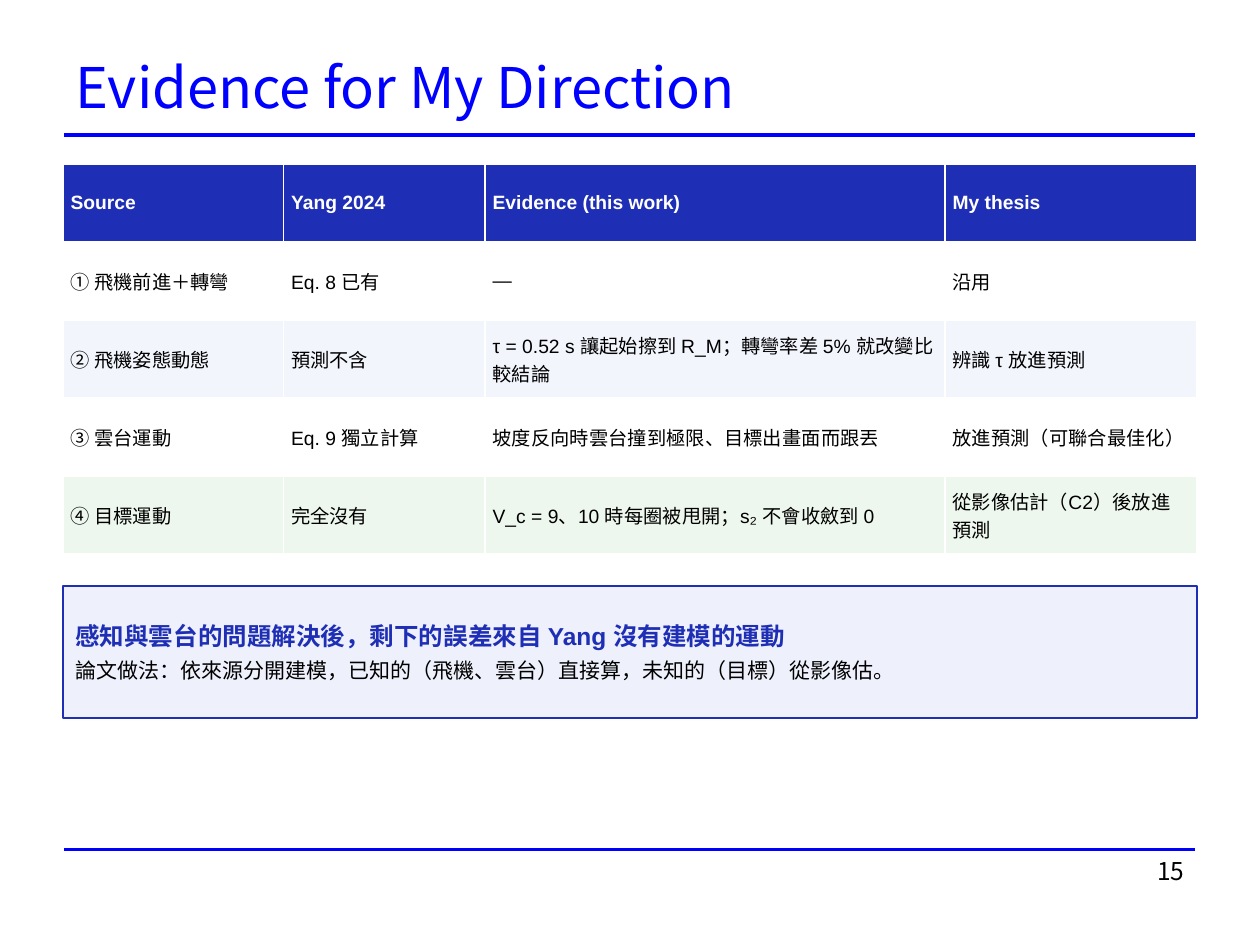
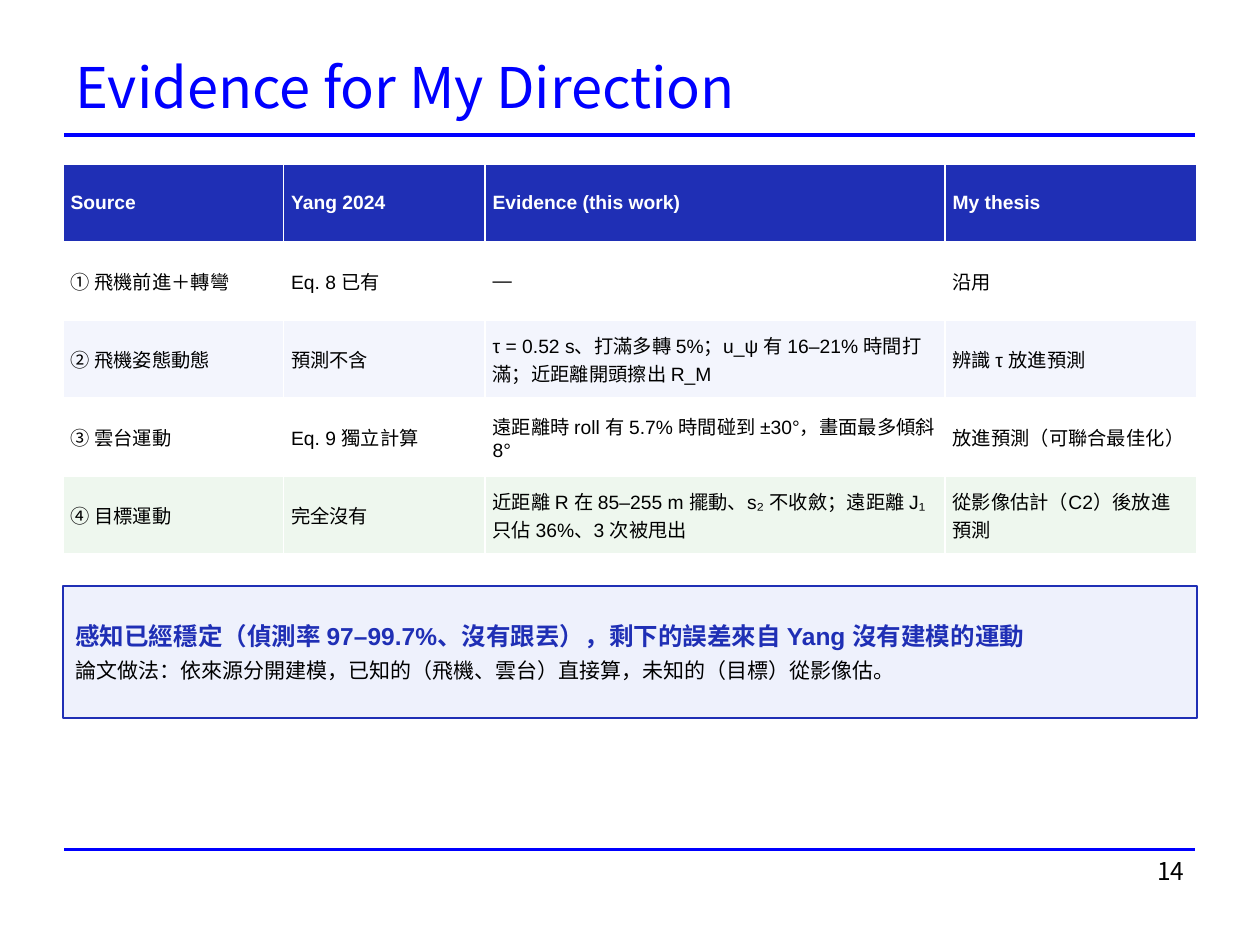
Before and after one commit to rossi1122/hsiang_thesis_simulation, a slide deck: slide 14 of docs/presentations/20261118_Phase2_進度報告.pptx (slide 15 before the commit). Drawn at 1260x945 pixels with LibreOffice and Linux fonts; fonts in the diff are those of the drawing. Boxes give left, top, right and bottom in pixels: in the first picture for what was removed or moved away, otherwise in the second. Text is boxed around its words. In the diff, an @@ line names an element or a change of style, - is before the commit and + after.

```diff
--- a/docs/presentations/20261118_Phase2_進度報告.pptx
+++ b/docs/presentations/20261118_Phase2_進度報告.pptx
@@ table at bbox=[63, 164, 1197, 554] @@
-row 3, column 3: τ = 0.52 s 讓起始擦到 R_M；轉彎率差 5% 就改變比較結論
+row 3, column 3: τ = 0.52 s、打滿多轉 5%；u_ψ 有 16–21% 時間打滿；近距離開頭擦出 R_M
-row 4, column 3: 坡度反向時雲台撞到極限、目標出畫面而跟丟
+row 4, column 3: 遠距離時 roll 有 5.7% 時間碰到 ±30°，畫面最多傾斜 8°
-row 5, column 3: V_c = 9、10 時每圈被甩開；s₂ 不會收斂到 0
+row 5, column 3: 近距離 R 在 85–255 m 擺動、s₂ 不收斂；遠距離 J₁ 只佔 36%、3 次被甩出
@@ text in rectangle at bbox=[75, 624, 1024, 650]: text changed @@
-感知與雲台的問題解決後，剩下的誤差來自 Yang 沒有建模的運動
+感知已經穩定（偵測率 97–99.7%、沒有跟丟），剩下的誤差來自 Yang 沒有建模的運動
@@ page number at bbox=[1157, 862, 1184, 880]: text changed @@
-15
+14
```
Also in this commit, not shown: 14 other slides changed, 1 slide removed.
